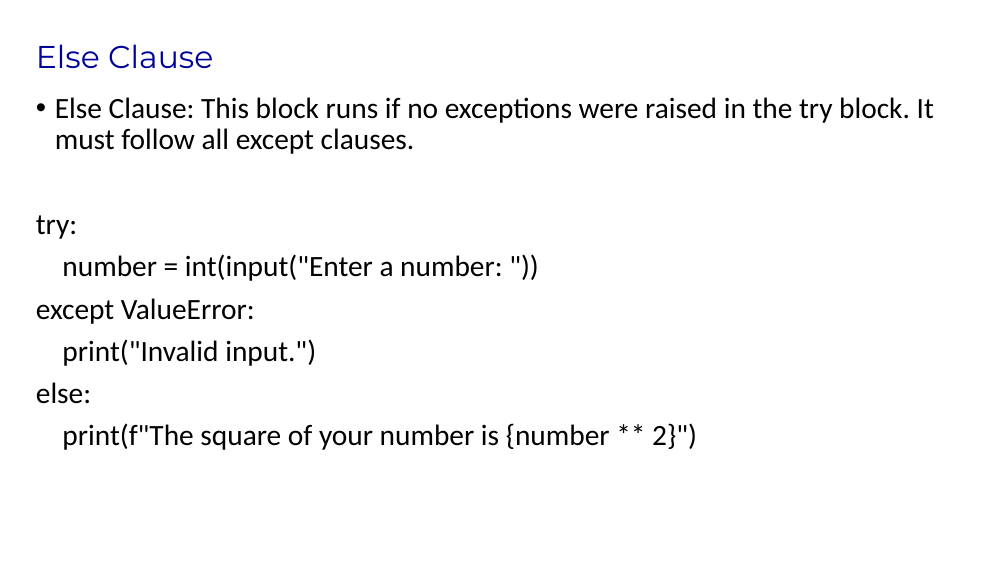
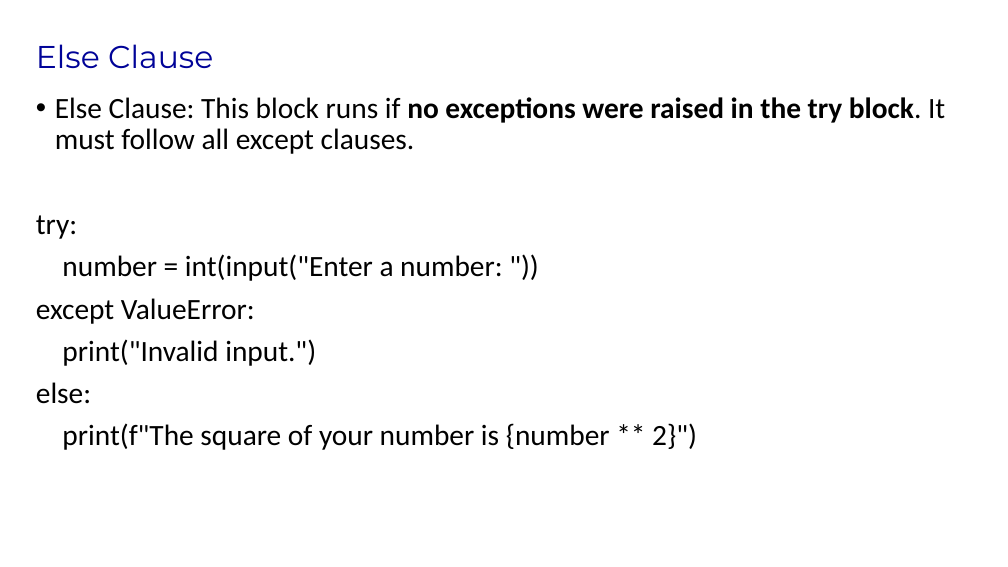
Before and after one commit to corptrainer/GenAI-60, a slide deck: slide 17 of Day5/GenAI Course-Day5.pptx. Drawn at 1008x567 pixels with LibreOffice and Linux fonts; fonts in the diff are those of the drawing; background and template pictures are left out. Boxes give left, top, right and bottom in pixels: in the first picture for what was removed or moved away, otherwise in the second. Text is boxed around its words. In the diff, an @@ line names an element or a change of style, - is before the commit and + after.

```diff
--- a/Day5/GenAI Course-Day5.pptx
+++ b/Day5/GenAI Course-Day5.pptx
@@ text at [55,97,945,154]: bold on in "no exceptions were raised in the try ..." @@
```
Also in this commit, not shown: 6 other slides changed, 2 slides added, 2 slides removed, 10 other files.
